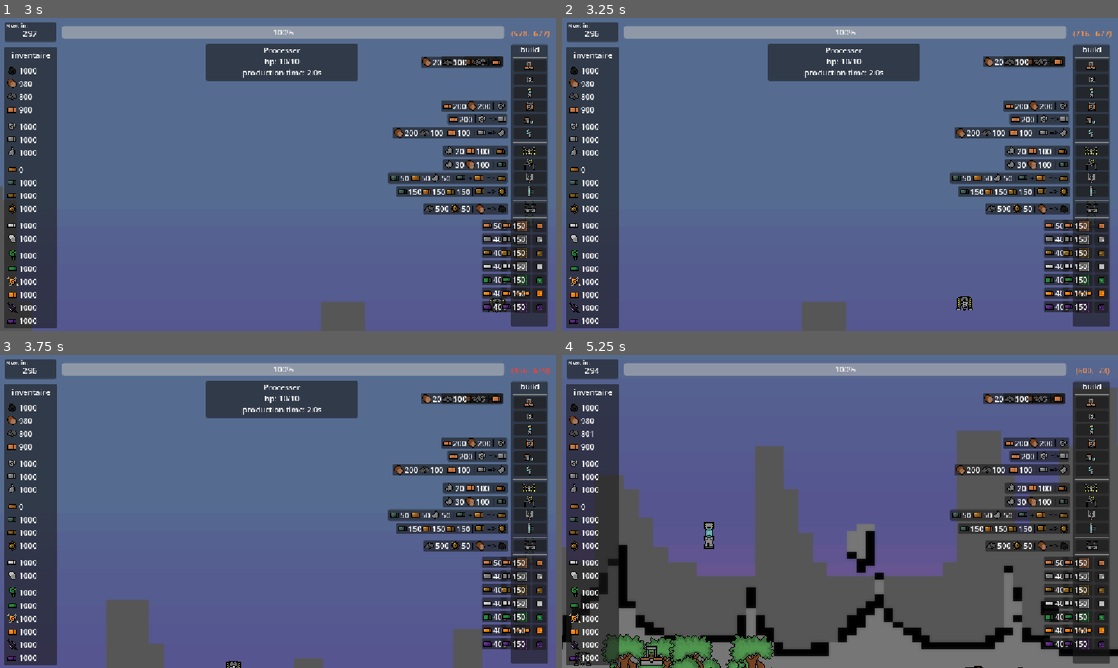
Above: before the commit, frames 1-4 (two rows, left to right).
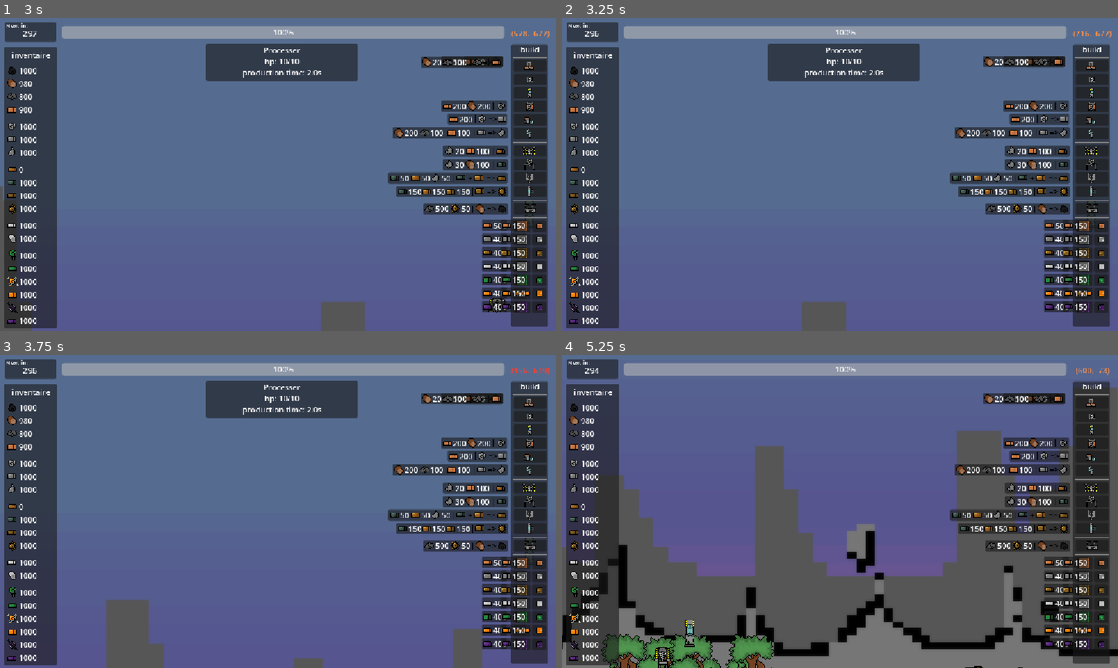
Above: after the commit, the same moments.

Repository: lucasbou-upsider/Indie-jam
Game: Godot game, scene res://scene/world.tscn
Same seed, same stepped clock (60 frames per second), same inputs: the game is played once before the commit and once after it.
Inputs (mouse positions are in pixels of both pictures, inside the frame that each line leads up to):
- Up to frame 1 (3 s): click (528, 64) at 0.5 s; click (528, 80) at 1.25 s; click (528, 93) at 2 s; move the mouse to (528, 215) at 2.77 s; hold D (droite) from 2.78 s (still down); tap E (verif_pv) at 2.85 s
- Up to frame 2 (3.25 s): keep holding D (droite)
- Up to frame 3 (3.75 s): move the mouse to (528, 552) at 3.52 s; release D (droite) at 3.53 s; hold S (bas) from 3.53 s (still down); right-click (528, 552) at 3.6 s
- Up to frame 4 (5.25 s): tap E (verif_pv) at 3.8, 4.55 s; move the mouse to (895, 442) at 4.27 s; release S (bas) at 4.28 s; hold D (droite) 4.28-5.03 s; click (895, 442) at 4.35 s; move the mouse to (701, 655) at 5.02 s; hold W (haut) from 5.03 s (still down); tap Shift (courir) at 5.1 s

Frame 1 is identical in both runs. In frame 2, 0.1% of the frame differs, in the area x 70-74%, y 88-94%; in frame 3, less than 0.1%; in frame 4, 0.6%, in the area x 2-28%, y 24-100%.

Commit message:
calculate production

Diff:
--- a/scene/world.gd
+++ b/scene/world.gd
@@ -40,6 +40,12 @@
 @onready var tool_tip: RichTextLabel = $Interface/ToolTip/RichTextLabel
 
 
+
+
+
+
+
+
 func _ready() -> void:
 	tool_tip.get_parent().visible = false
 	add_child(BASE.instantiate())
@@ -55,7 +61,7 @@
 
 	#deplacement de la camera
 	if Input.is_action_just_pressed("verif_pv"):
-		earth_quake(500)
+		print(calculate_production("pierre"))
 	if Input.is_action_pressed("courir"):
 		speed = 5
 	else:
@@ -84,6 +90,22 @@
 		newbat.global_position = get_global_mouse_position()
 		add_child(newbat)
 
+func calculate_production(ressource):
+	var res: float = 0.0
+	for bat in self.get_children():
+		if bat is foreuse:
+			if bat.minerai_produit == ressource:
+				res += bat.production/bat.production_timer.wait_time
+			elif bat.minerai_produit2 == ressource:
+				res += bat.production2/bat.production_timer.wait_time
+		elif bat is transformateur:
+			if bat.demande == ressource:
+				res -= bat.cout_demande/bat.production_timer.wait_time
+			elif bat.demande2 == ressource:
+				res -= bat.cout_demande2/bat.production_timer.wait_time
+			elif bat.minerai_produit == ressource:
+				res += bat.production/bat.production_timer.wait_time
+	return str(res)+"/s"
 
 func unselect() -> void:
 	if GLOBAL.selected != null:
@@ -115,6 +137,10 @@
 func _on_quaker_timeout() -> void:
 	if randi_range(0, 4) == 0:
 		earth_quake(randi_range(200, 700))
+
+
+
+
 
 func _on_button_foreuse_pressed() -> void:
 	try_spawn(FOREUSE)
